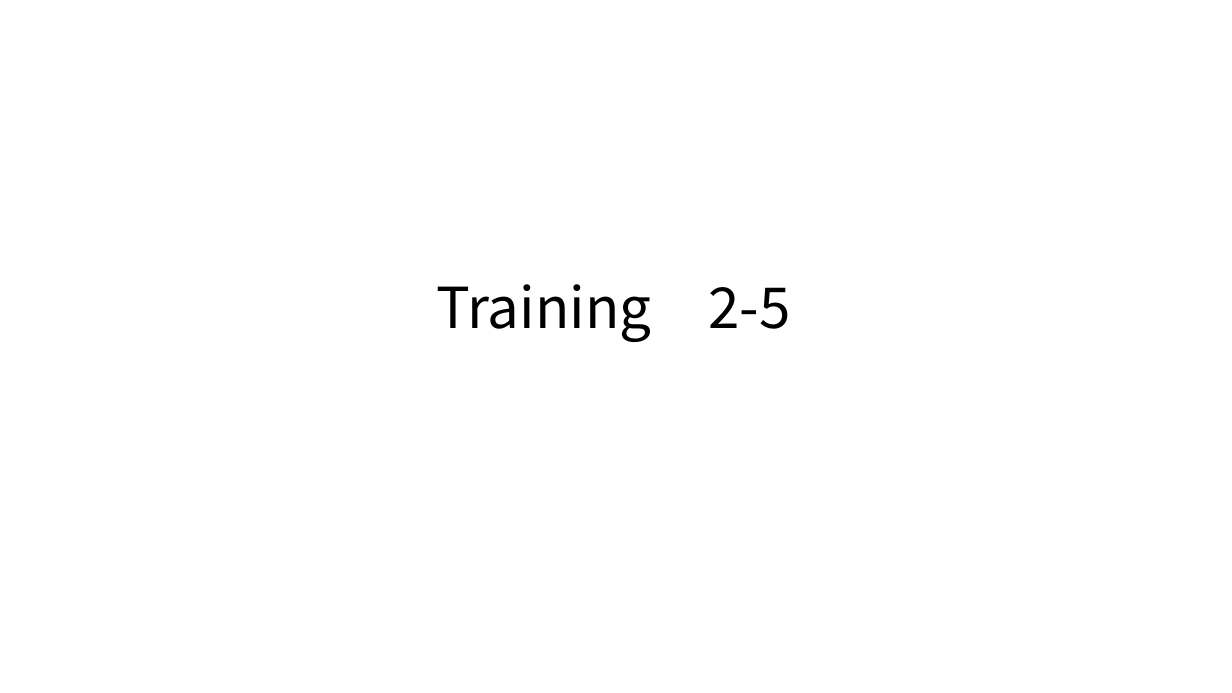
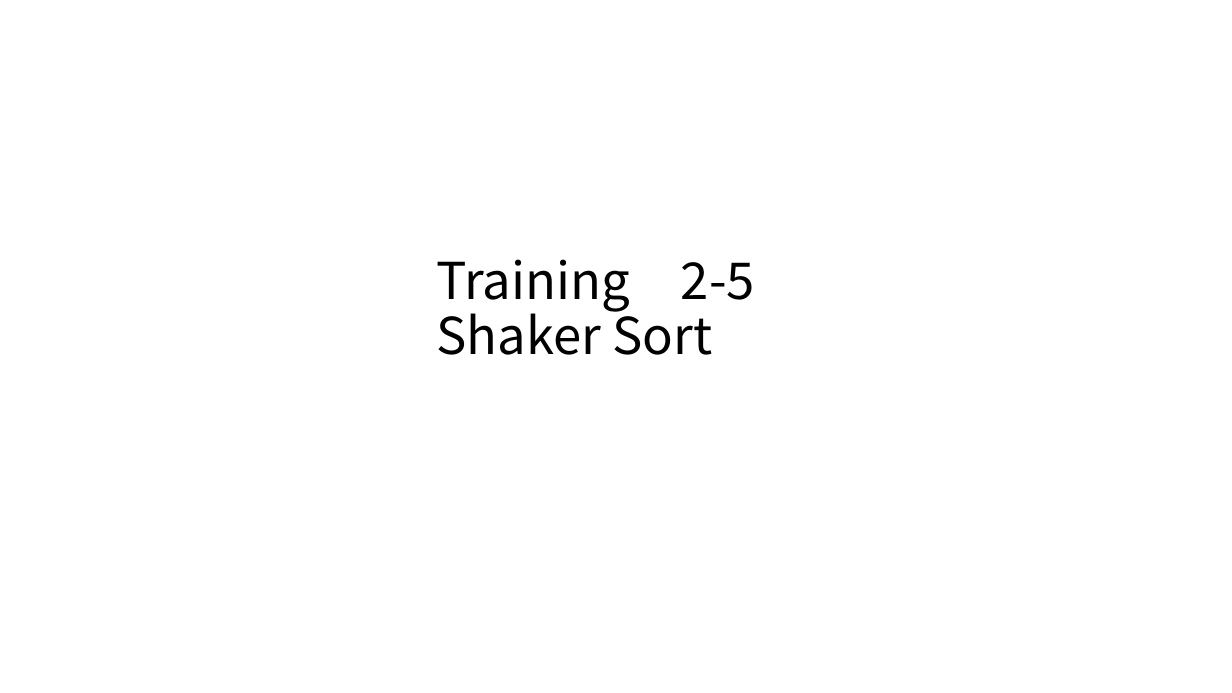
Before and after one commit to masakage/algorithm, a slide deck: slide 9 of docs/第11回選択法交換法アルゴリズム .pptx (slide 8 before the commit). Drawn at 1232x693 pixels with LibreOffice and Linux fonts; fonts in the diff are those of the drawing. Boxes give left, top, right and bottom in pixels: in the first picture for what was removed or moved away, otherwise in the second. Text is boxed around its words. In the diff, an @@ line names an element or a change of style, - is before the commit and + after.

Commit message:
modified

```diff
--- a/docs/第11回選択法交換法アルゴリズム .pptx
+++ b/docs/第11回選択法交換法アルゴリズム .pptx
@@ title at (437,259,755,355): text changed; size 44 to 39.6 pt @@
-Training 2-5
+Training 2-5
+Shaker Sort
```
Also in this commit, not shown: 1 other slide changed, 2 slides added.
